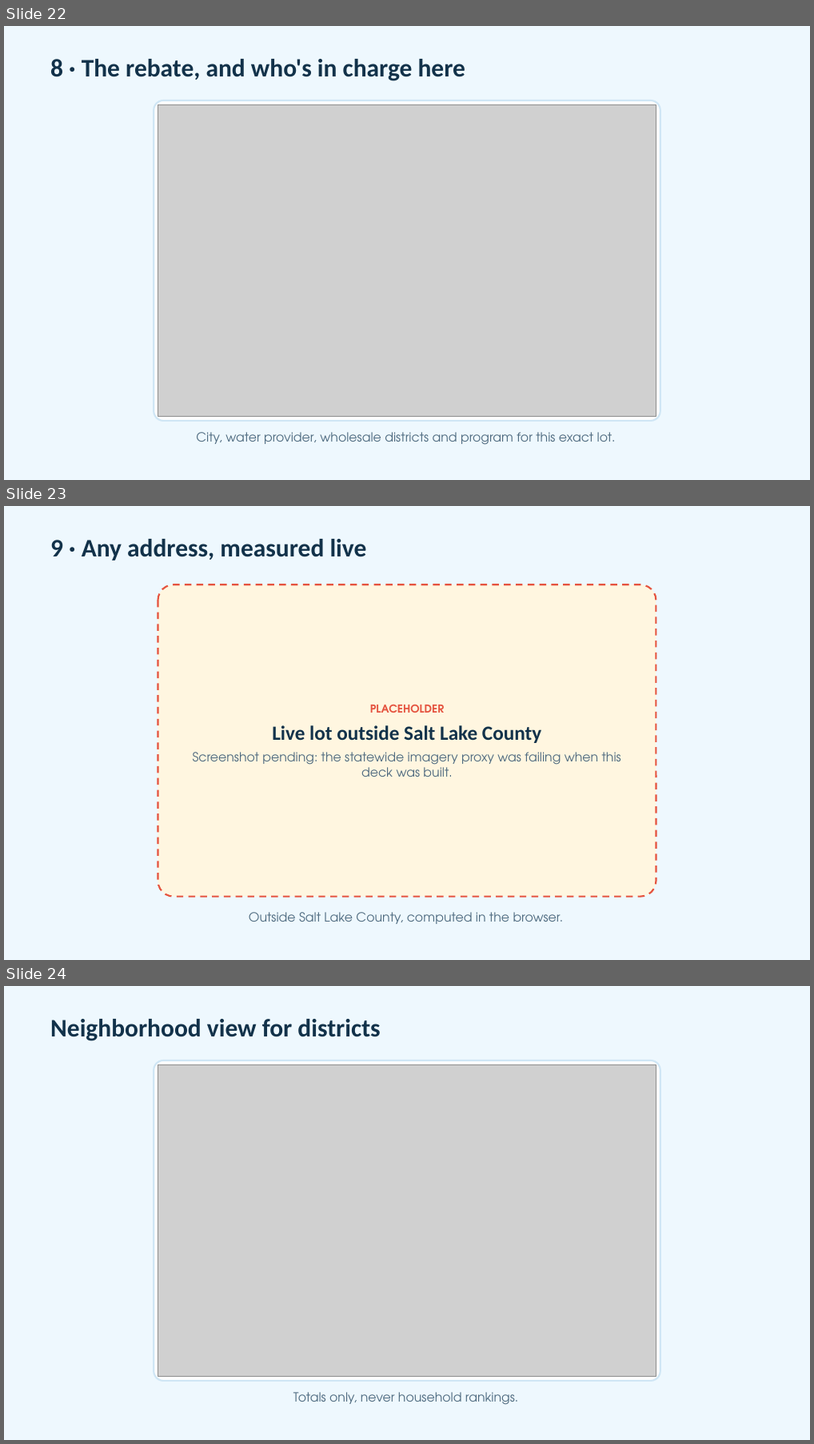
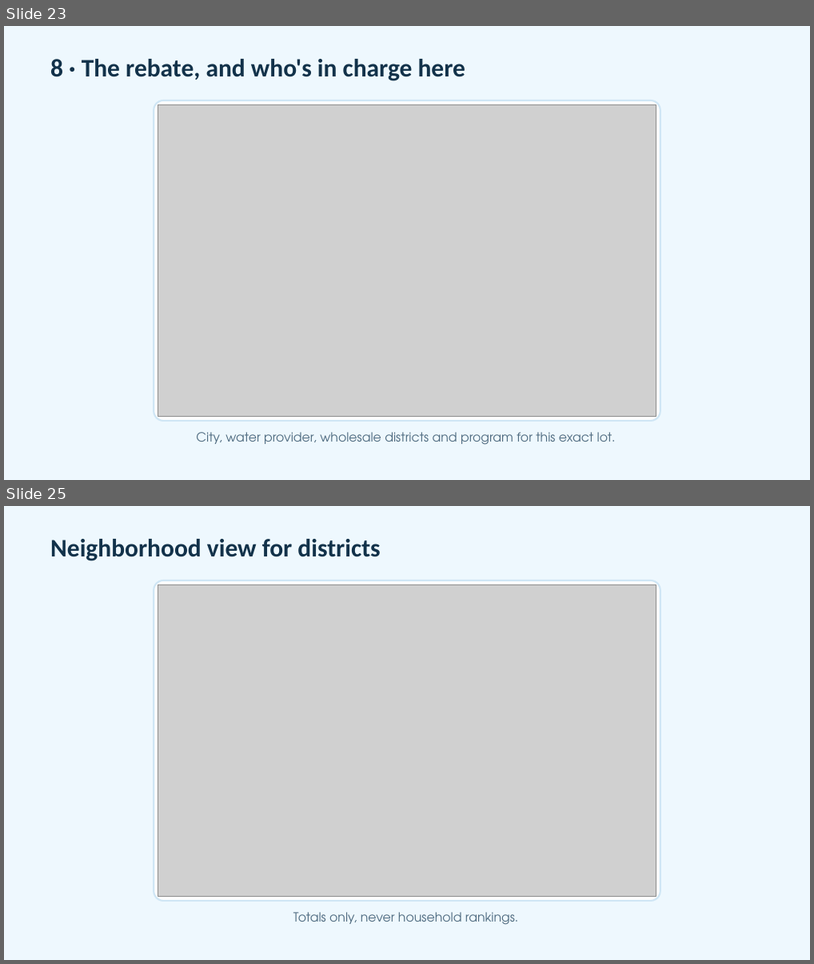
Before and after one commit to adamfortuna/overwatering, a slide deck: docs/pitch/overwatering.pptx. Shown one above the other, each under a label of ours: slides 22, 23 and 24 before the commit, slides 23 and 25 after it; the slides between them are not shown. The pictures are 814x1444 and 814x964 pixels, drawn with LibreOffice and Linux fonts; fonts in the diff are those of the drawing; grey boxes stand for pictures. Boxes give left, top, right and bottom in pixels: in the first picture for what was removed or moved away, otherwise in the second. Text is boxed around its words. In the diff, an @@ line names an element or a change of style, - is before the commit and + after.

```diff
--- a/docs/pitch/overwatering.pptx
+++ b/docs/pitch/overwatering.pptx
@@ slide 23 removed at (4,506,810,960), background #EEF8FE @@
@@ text removed at (50,539,367,560) @@
-9 · Any address, measured live
@@ rounded rectangle removed at (158,584,657,896) @@
@@ text removed at (193,704,622,776) @@
-PLACEHOLDER
-Live lot outside Salt Lake County
-Screenshot pending: the statewide imagery proxy was failing when this deck was built.
@@ text removed at (249,912,564,924) @@
-Outside Salt Lake County, computed in the browser.
@@ what was slide 22 is now slide 23 @@
@@ what was slide 24 is now slide 25 @@
```
Also in this commit, not shown: 2 slides changed, 5 slides added, 3 other slides removed, 18 other files.
